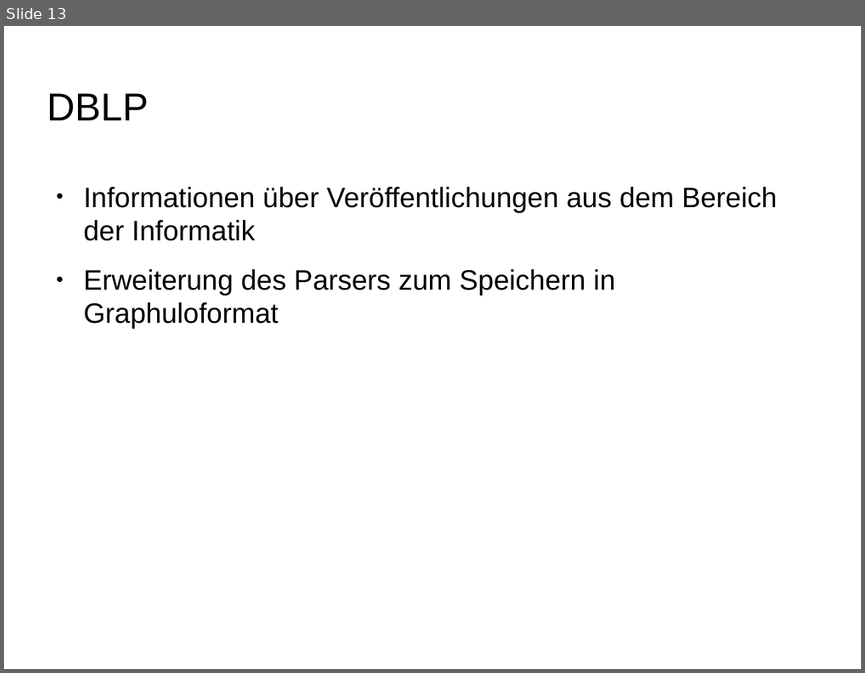
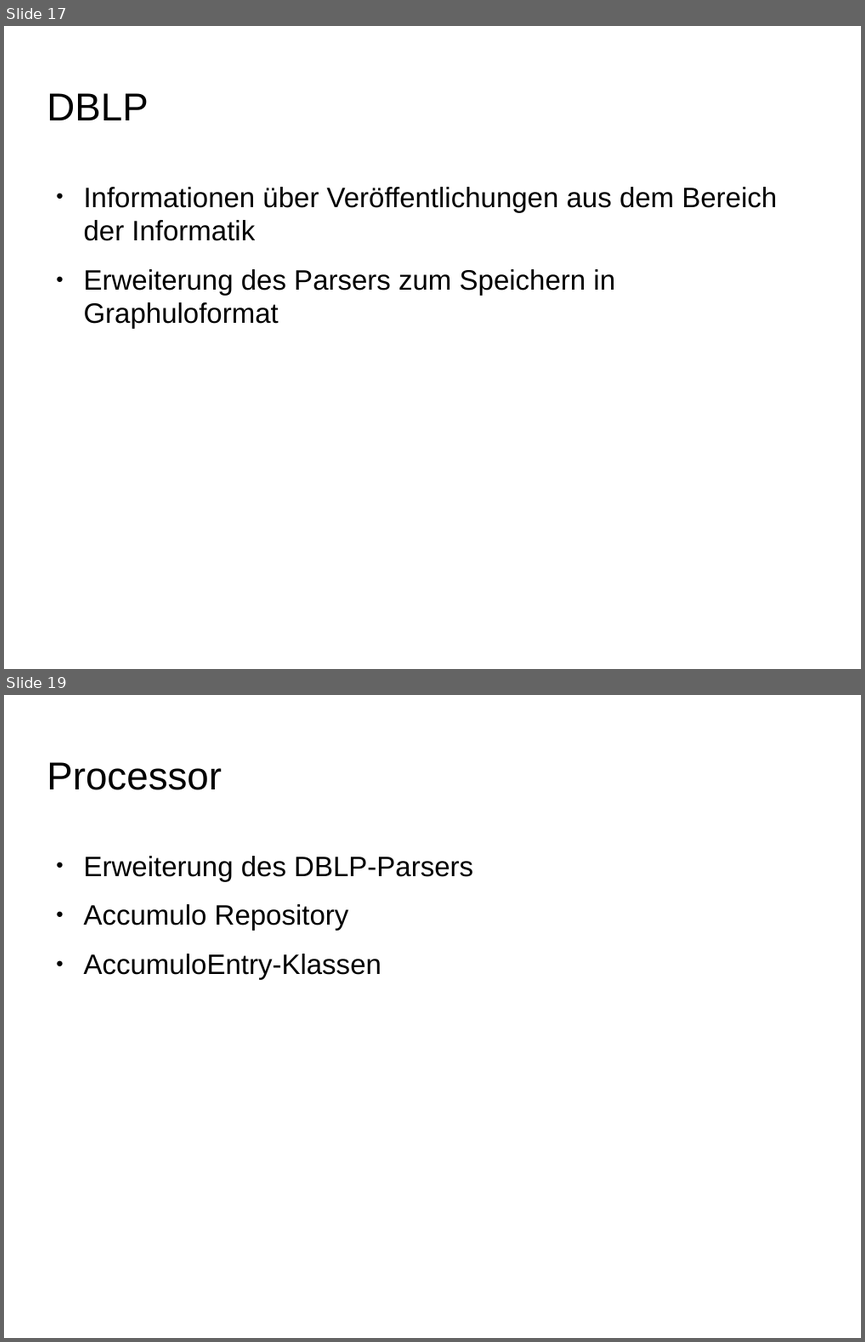
Before and after one commit to ScaDS/dblp-graphulo, a slide deck: doc/testat1.odp. Shown one above the other, each under a label of ours: slide 13 before the commit, slides 17 and 19 after it; the slides between them are not shown. The pictures are 865x673 and 865x1342 pixels, drawn with LibreOffice and Linux fonts; fonts in the diff are those of the drawing; background and template pictures are left out. Boxes give left, top, right and bottom in pixels: in the first picture for what was removed or moved away, otherwise in the second. Text is boxed around its words. In the diff, an @@ line names an element or a change of style, - is before the commit and + after.

```diff
--- a/doc/testat1.odp
+++ b/doc/testat1.odp
@@ slide 19 added at bbox=[4, 695, 861, 1338], background picture (left out) @@
@@ title added at bbox=[46, 762, 222, 790], 36 pt, text #000000 @@
+Processor
@@ text added at bbox=[84, 856, 473, 979], 26 pt, text #000000 @@
+● Erweiterung des DBLP-Parsers
+● Accumulo Repository
+● AccumuloEntry-Klassen
@@ what was slide 13 is now slide 17 @@
```
Also in this commit, not shown: 5 slides changed, 7 other slides added, 1 slide removed, 2 other files.
